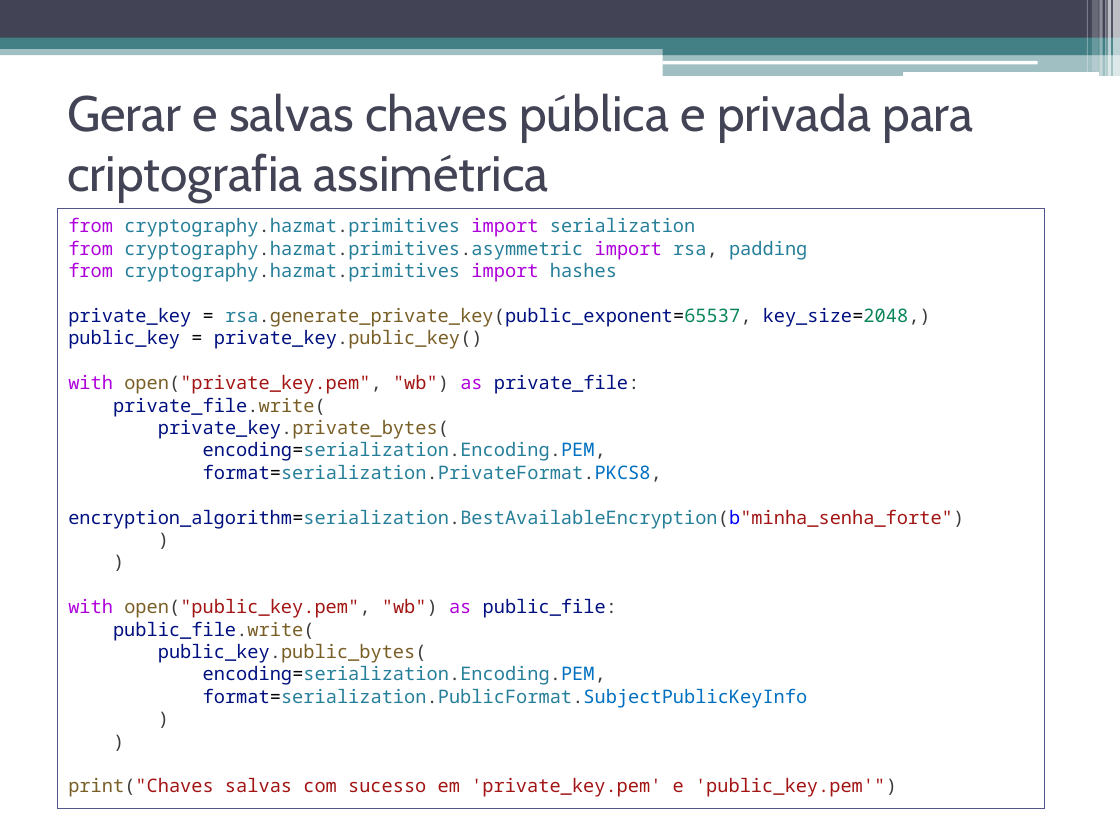
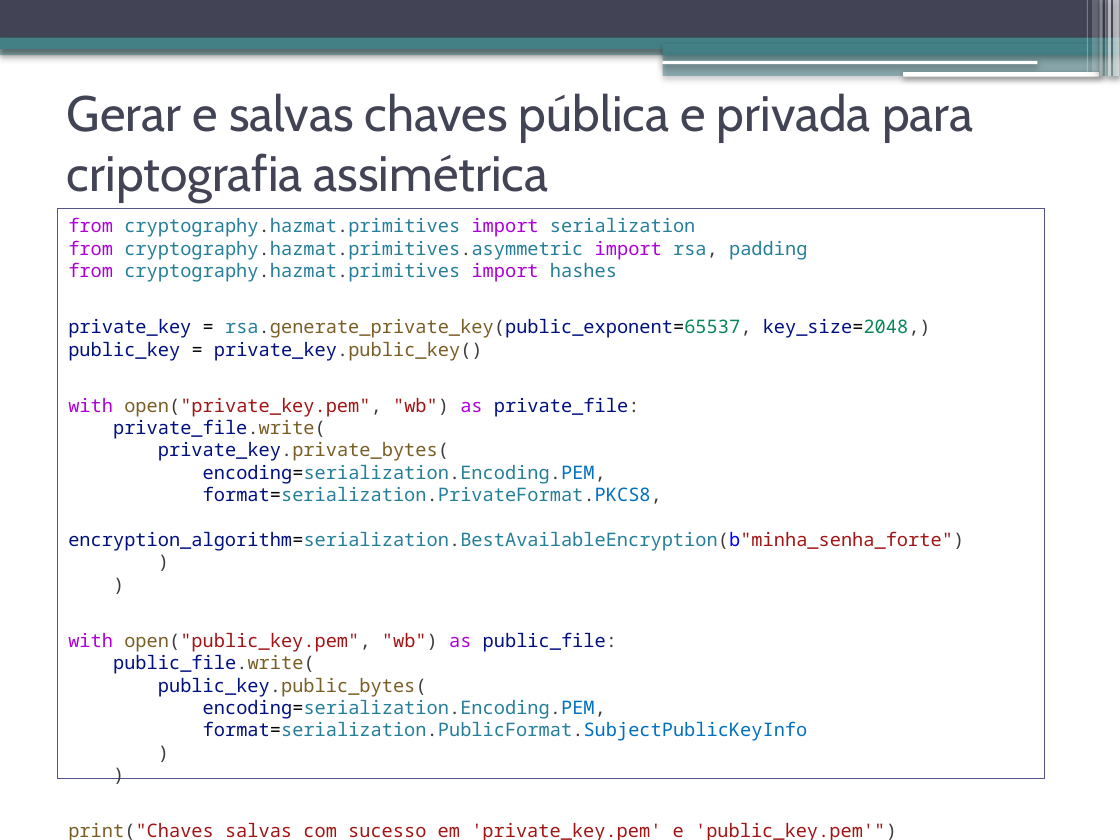
Before and after one commit to jeffersoncarvalho/ufc_2025_2, a slide deck: slide 26 of DES_PER/slides/ds_persist-01-arquivos.pptx (slide 25 before the commit). Drawn at 1120x840 pixels with LibreOffice and Linux fonts; fonts in the diff are those of the drawing. Boxes give left, top, right and bottom in pixels: in the first picture for what was removed or moved away, otherwise in the second. Text is boxed around its words. In the diff, an @@ line names an element or a change of style, - is before the commit and + after.

```diff
--- a/DES_PER/slides/ds_persist-01-arquivos.pptx
+++ b/DES_PER/slides/ds_persist-01-arquivos.pptx
@@ shadow on in 13 elements at [0, 45, 1120, 55], [0, 0, 1120, 38], [0, 38, 1120, 49], [663, 44, 1120, 55], [663, 54, 1120, 76], [662, 60, 1037, 64], [903, 72, 1099, 76], [1113, 0, 1120, 76], [1108, 0, 1111, 76], [1105, 0, 1107, 76], [1100, 0, 1103, 76], [1092, 0, 1099, 72], [1086, 0, 1088, 72] @@
@@ rectangle "from cryptography.hazmat.primitives import serialization": place and size @@
-rectangle "from cryptography.hazmat.primitives import serialization" at [57, 208, 1045, 808]
+rectangle "from cryptography.hazmat.primitives import serialization" at [57, 208, 1045, 778]
@@ rectangle "from cryptography.hazmat.primitives import serialization" at [57, 208, 1045, 778]: outline #53548A 0.75 pt to #53548A 0 pt @@
```
Also in this commit, not shown: 27 other slides changed, 1 slide added, 2 other files.
